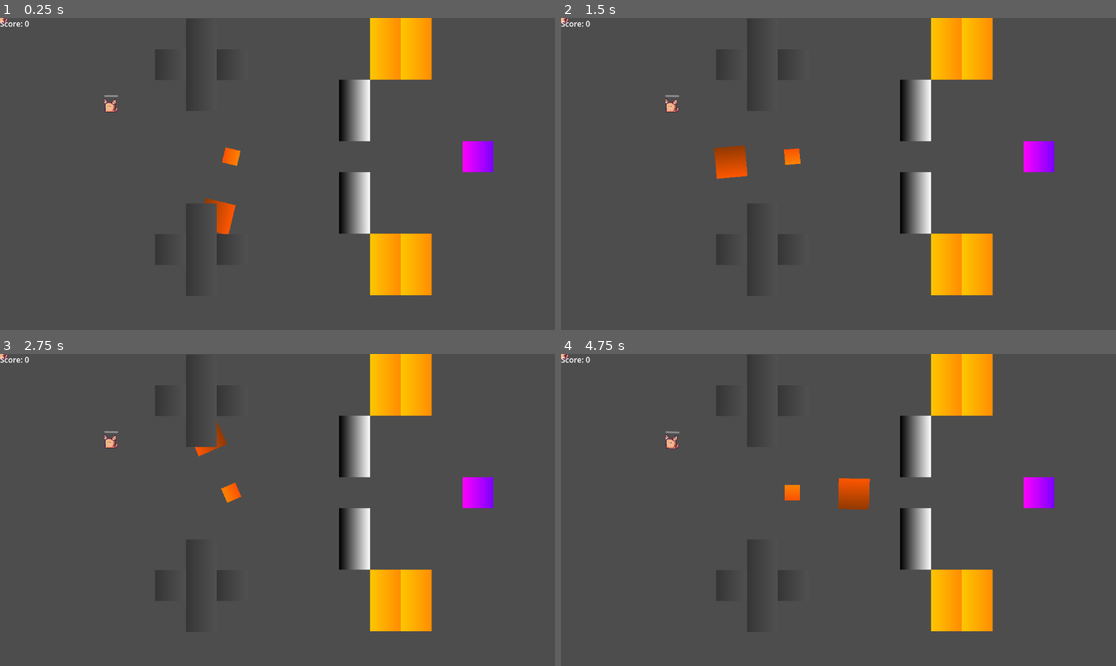
Above: before the commit, frames 1-4 (two rows, left to right).
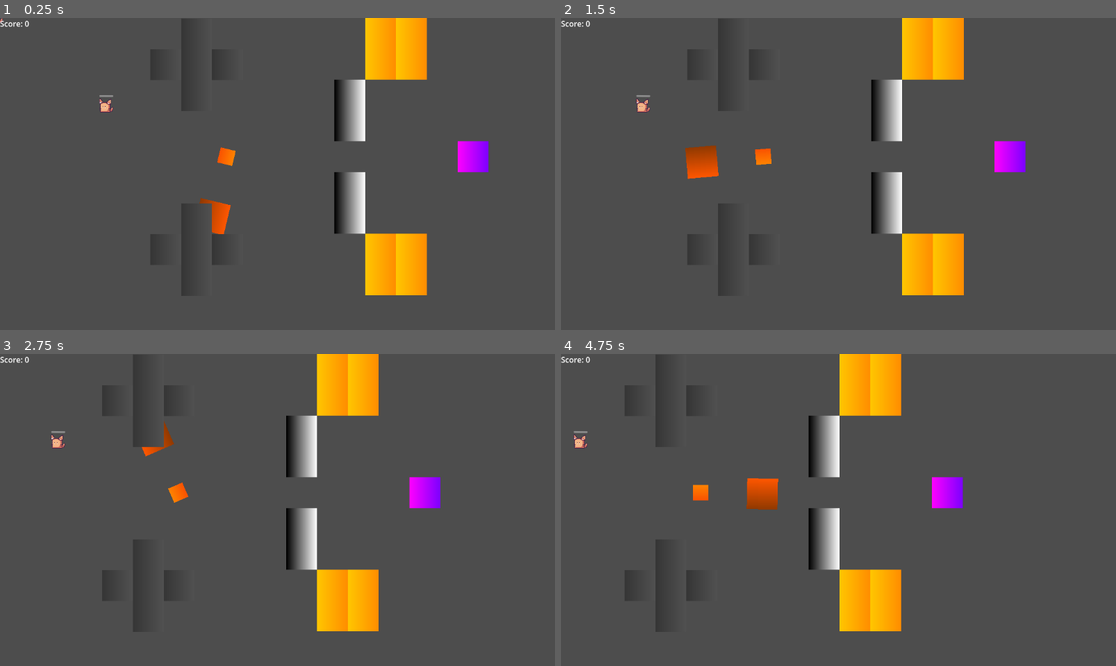
Above: after the commit, the same moments.

Repository: OgGhostJelly/TMC2
Game: Godot game, scene res://objects/game/game.tscn
The game is run twice, just before and just after one commit, with the same random seed, the same clock (stepped at 60 frames per second) and the same inputs.
Inputs (mouse positions are in pixels of both pictures, inside the frame that each line leads up to):
- Up to frame 1 (0.25 s): no input
- Up to frame 2 (1.5 s): move the mouse to (960, 158) at 0.52 s; click (960, 158) at 0.6 s; move the mouse to (727, 189) at 1.27 s; click (727, 189) at 1.35 s
- Up to frame 3 (2.75 s): move the mouse to (333, 441) at 2.02 s; click (333, 441) at 2.1 s
- Up to frame 4 (4.75 s): move the mouse to (810, 572) at 2.77 s; click (810, 572) at 2.85 s; move the mouse to (1005, 556) at 3.52 s; click (1005, 556) at 3.6 s; move the mouse to (672, 463) at 4.27 s; click (672, 463) at 4.35 s

The runs differ from the first frame. In frame 1, 4.3% of the frame differs, in the area x 0-89%, y 0-89%; in frame 2, 11%; in frame 3, 14%; in frame 4, 15%.

Commit message:
seperate cat manager into drag manager

Diff:
--- a/autoloads/cat_manager.gd
+++ b/autoloads/cat_manager.gd
@@ -1,39 +1,4 @@
 extends Node
-
-
-const GRAB_AMOUNT: int = 3
-const MAX_DISTANCE: float = 100.0
-var selected_cats: Array = []: set = _on_selected_cats_changed
-
-
-func _physics_process(_delta: float) -> void:
-	for cat in selected_cats: if is_instance_valid(cat): cat.move()
-
-
-func _input(event: InputEvent) -> void:
-	if not event.is_action("move"): return
-	selected_cats = [] if not event.is_pressed() else get_cats().slice(0,GRAB_AMOUNT)
-
-
-func get_cats() -> Array:
-
-	var cats: Array = get_tree().get_nodes_in_group('cats')
-
-	# sort cats by distance from mouse with 0 being closest
-	cats.sort_custom(func(a: Cat,b: Cat):
-		a.update_distance_to_mouse_squared()
-		b.update_distance_to_mouse_squared()
-		return a.distance_to_mouse_squared < b.distance_to_mouse_squared
-		)
-
-	# remove all cats that are further than max_distance_squared from the mouse
-	var max_distance_squared: float = pow(MAX_DISTANCE, 2)
-	for i in cats.size():
-		if cats[i].distance_to_mouse_squared > max_distance_squared:
-			cats = cats.slice(0, i)
-			break
-
-	return cats
 
 
 func spawn_cat(position: Vector2) -> void:
@@ -41,12 +6,3 @@
 	var obj: Node2D = cat.instantiate()
 	obj.global_position = position
 	get_tree().current_scene.call_deferred('add_child', obj)
-
-
-func _on_selected_cats_changed(value: Array) -> void:
-	for cat in selected_cats:
-		if not value.has(cat): if is_instance_valid(cat): cat.deselected()
-	for cat in value:
-		if not selected_cats.has(value): if is_instance_valid(cat): cat.selected()
-
-	selected_cats = value
--- /dev/null
+++ b/autoloads/drag_manager.gd
@@ -0,0 +1,55 @@
+extends Node
+
+
+
+const GRAB_AMOUNT: int = 3
+const MAX_DISTANCE: float = 50.0
+var selected_drag_items: Array = []: set = _on_selected_drag_items_changed
+
+
+func _physics_process(_delta: float) -> void:
+	for drag_item in selected_drag_items: if can_use_method(drag_item, '_drag'): drag_item._drag()
+
+
+func _input(event: InputEvent) -> void:
+	if not event.is_action("move"): return
+	selected_drag_items = [] if not event.is_pressed() else get_drag_items().slice(0,GRAB_AMOUNT)
+
+
+func get_drag_items() -> Array:
+
+	var drag_items: Array = get_tree().get_nodes_in_group('drag_items')
+	var distance_squared: Dictionary = {}
+	for x in drag_items: distance_squared[x] = x.get_global_mouse_position().distance_squared_to(x.global_position)
+
+	# sort drag_items by distance from mouse with 0 being closest
+	drag_items.sort_custom(func(a,b):
+		return distance_squared[a] < distance_squared[b]
+		)
+
+	# remove all drag_items that are further than max_distance_squared from the mouse
+	var max_distance_squared: float = pow(MAX_DISTANCE, 2)
+	for i in drag_items.size():
+		if distance_squared[drag_items[i]] > max_distance_squared:
+			drag_items = drag_items.slice(0, i)
+			break
+
+	return drag_items
+
+
+func _on_selected_drag_items_changed(value: Array) -> void:
+	for drag_item in selected_drag_items as Array[Node]:
+		if value.has(drag_item): return
+		if not can_use_method(drag_item, '_deselected'): return
+		drag_item._deselected()
+
+	for drag_item in value:
+		if selected_drag_items.has(value): return
+		if not can_use_method(drag_item, '_selected'): return
+		drag_item._selected()
+
+	selected_drag_items = value
+
+
+func can_use_method(node: Node, method: String):
+	return is_instance_valid(node) and node.has_method(method)
--- a/objects/cat/cat.gd
+++ b/objects/cat/cat.gd
@@ -4,11 +4,10 @@
 
 @export var speeds: Vector2 = Vector2(0.3,1.5)
 var speed: float = randf_range(speeds.x, speeds.y)
-var distance_to_mouse_squared: float = 0.0
 @onready var sprite: AnimatedSprite2D = $Sprite2D
 
 
-func move():
+func _drag():
 	var global_mouse_position = get_global_mouse_position()
 	var direction: Vector2 = global_position.direction_to(global_mouse_position)
 	var distance: float = global_position.distance_to(global_mouse_position)
@@ -16,9 +15,5 @@
 	apply_force(direction * distance * speed)
 
 
-func update_distance_to_mouse_squared() -> void:
-	distance_to_mouse_squared = get_global_mouse_position().distance_squared_to(global_position)
-
-
-func selected() -> void: sprite.modulate = Color.GREEN
-func deselected() -> void: sprite.modulate = Color.WHITE
+func _selected() -> void: sprite.modulate = Color.GREEN
+func _deselected() -> void: sprite.modulate = Color.WHITE
--- a/objects/cat/cat.tscn
+++ b/objects/cat/cat.tscn
@@ -73,7 +73,7 @@
 scale_min = 4.0
 scale_max = 4.0
 
-[node name="Cat" type="RigidBody2D" groups=["cats"]]
+[node name="Cat" type="RigidBody2D" groups=["cats", "drag_items"]]
 position = Vector2(0, 2)
 gravity_scale = 0.0
 linear_damp = 1.0
--- a/objects/game/game.tscn
+++ b/objects/game/game.tscn
@@ -8,6 +8,17 @@
 [ext_resource type="PackedScene" uid="uid://qhpqfldt35pj" path="res://objects/obstacles/treadmill/treadmill_up.tscn" id="6_665c1"]
 [ext_resource type="PackedScene" uid="uid://bkqo3a5cswrbx" path="res://objects/obstacles/treadmill/treadmill_down.tscn" id="7_rgosc"]
 [ext_resource type="PackedScene" uid="uid://r81o4dd6q7kk" path="res://objects/makecatinator/makecatinator.tscn" id="8_au7ud"]
+
+[sub_resource type="GDScript" id="GDScript_cxgxh"]
+script/source = "extends Camera2D
+
+
+@export var speed: float = 40.0
+
+
+func _physics_process(delta: float) -> void:
+	global_position.x += speed * delta
+"
 
 [sub_resource type="TileSetScenesCollectionSource" id="TileSetScenesCollectionSource_1m1bm"]
 resource_name = "Obstacles"
@@ -24,6 +35,10 @@
 
 [node name="Game" type="Node2D"]
 
+[node name="Camera2D" type="Camera2D" parent="."]
+anchor_mode = 0
+script = SubResource("GDScript_cxgxh")
+
 [node name="Forelayer" type="CanvasLayer" parent="."]
 
 [node name="GameUI" parent="Forelayer" instance=ExtResource("1_72x35")]
@@ -39,7 +54,7 @@
 position = Vector2(229, 187)
 
 [connection signal="body_entered" from="TileMap/TreadmillUp" to="TileMap/TreadmillUp" method="_on_body_entered" flags=18]
-[connection signal="body_entered" from="TileMap/@TreadmillUp@22486" to="TileMap/@TreadmillUp@22486" method="_on_body_entered" flags=18]
+[connection signal="body_entered" from="TileMap/@TreadmillUp@22763" to="TileMap/@TreadmillUp@22763" method="_on_body_entered" flags=18]
 [connection signal="body_entered" from="TileMap/TreadmillDown" to="TileMap/TreadmillDown" method="_on_body_entered" flags=18]
-[connection signal="body_entered" from="TileMap/@TreadmillDown@22487" to="TileMap/@TreadmillDown@22487" method="_on_body_entered" flags=18]
+[connection signal="body_entered" from="TileMap/@TreadmillDown@22764" to="TileMap/@TreadmillDown@22764" method="_on_body_entered" flags=18]
 [connection signal="body_entered" from="TileMap/Makecatinator6900" to="TileMap/Makecatinator6900" method="_on_body_entered" flags=18]
--- a/project.godot
+++ b/project.godot
@@ -19,6 +19,7 @@
 
 CatManager="*res://autoloads/cat_manager.gd"
 DataManager="*res://autoloads/data_manager.gd"
+DragManager="*res://autoloads/drag_manager.gd"
 
 [input]
 
Not shown: 3 places in objects/cat/cat.tscn that only renumber resources
Not shown: 1 places in objects/game/game.tscn that only renumber resources
